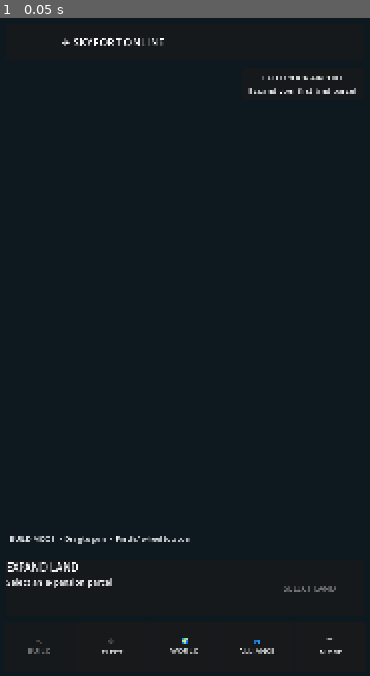
Above: before the commit, frame 1.
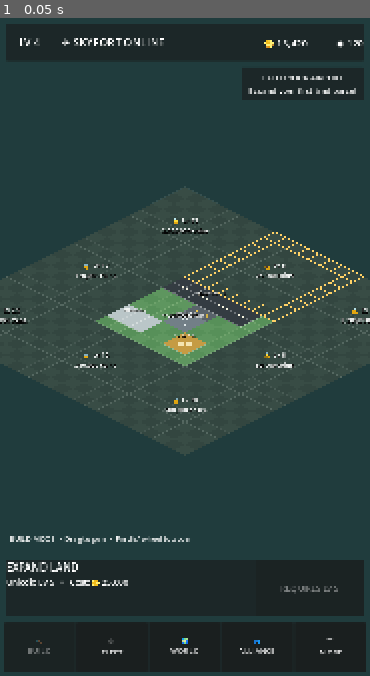
Above: after the commit, the same moment.

Repository: elroynbenjamins/SkyportOnline
Game: Godot game, scene res://src/main/Main.tscn
Same seed, same stepped clock (60 frames per second), same inputs: the game is played once before the commit and once after it.
Inputs:
- Up to frame 1 (0.05 s): no input

The runs differ from the first frame. In frame 1, 77% of the frame differs, in the area x 0-100%, y 0-100%.
Error before the commit: Parse Error: Cannot infer the type of "home" variable because the value doesn't have a set type. (res://src/world/AirportGrid.gd:95)

Commit message:
Add grid-based building placement model

Diff:
--- a/src/world/AirportGrid.gd
+++ b/src/world/AirportGrid.gd
@@ -2,6 +2,8 @@
 extends Node2D
 
 signal parcel_selected(parcel_id: String, data: Dictionary)
+signal build_preview_changed(data: Dictionary)
+signal building_placed(data: Dictionary)
 
 const TILE_WIDTH := 64.0
 const TILE_HEIGHT := 32.0
@@ -16,20 +18,29 @@
 const GRID_LINE := Color("8fbc86", 0.32)
 const LOCKED_GRID_LINE := Color("84958d", 0.22)
 const SELECTED_LINE := Color("ffd166")
-const RUNWAY := Color("323a40")
-const RUNWAY_EDGE := Color("e7e9e8")
-const APRON := Color("747f85")
-const TERMINAL := Color("bdc4c6")
-const FUEL := Color("c59c45")
+const PREVIEW_VALID := Color("68d391", 0.62)
+const PREVIEW_INVALID := Color("ef6461", 0.68)
 
 var parcels: Dictionary = {}
 var selected_id := ""
 var parcel_labels: Dictionary = {}
 
+var placed_buildings: Array[Dictionary] = []
+var occupied_cells: Dictionary = {}
+var next_building_uid := 1
+var building_labels: Array[Label] = []
+
+var preview_building_id := ""
+var preview_origin := Vector2i(-1, -1)
+var preview_rotation := 0
+var preview_status: Dictionary = {}
+
 
 func _ready() -> void:
 	_initialize_parcels()
+	_initialize_starter_airport()
 	_create_parcel_labels()
+	_refresh_building_labels()
 	queue_redraw()
 
 
@@ -45,6 +56,16 @@
 	_add_parcel("south_east", 2, 2, 20, 500000, false)
 
 
+func _initialize_starter_airport() -> void:
+	_place_building_internal("short_runway", Vector2i(8, 8), 0)
+	_place_building_internal("taxiway", Vector2i(11, 10), 0)
+	_place_building_internal("taxiway", Vector2i(12, 10), 0)
+	_place_building_internal("small_stand", Vector2i(11, 11), 0)
+	_place_building_internal("small_terminal", Vector2i(8, 13), 0)
+	_place_building_internal("basic_fuel", Vector2i(13, 13), 0)
+	_rebuild_occupied_cells()
+
+
 func _add_parcel(id: String, px: int, py: int, level: int, cost: int, owned: bool) -> void:
 	parcels[id] = {
 		"id": id,
@@ -66,7 +87,8 @@
 				continue
 			_draw_parcel_tiles(parcel)
 
-	_draw_starter_airport()
+	_draw_buildings()
+	_draw_build_preview()
 	_draw_selected_outline()
 
 
@@ -89,37 +111,71 @@
 			draw_polyline(PackedVector2Array([points[0], points[1], points[2], points[3], points[0]]), line, 1.0)
 
 
-func _draw_starter_airport() -> void:
-	# Temporary code-drawn airport markers. These are deliberately simple and
-	# will be replaced with the proper Skyport pixel-art building pack.
-	var home := parcels["home"]
-	if not home["owned"]:
-		return
-
-	for x in range(8, 16):
-		for y in range(10, 12):
-			_draw_tile_overlay(x, y, RUNWAY)
-
-	var runway_start := tile_to_world(Vector2(8, 10.5))
-	var runway_end := tile_to_world(Vector2(15, 10.5))
-	draw_line(runway_start, runway_end, RUNWAY_EDGE, 3.0)
-
-	for x in range(9, 12):
-		for y in range(13, 15):
-			_draw_tile_overlay(x, y, APRON)
-
-	for x in range(9, 11):
-		_draw_tile_overlay(x, 15, TERMINAL)
-
-	_draw_tile_overlay(13, 14, FUEL)
-	_draw_tile_overlay(14, 14, FUEL)
-
-
-func _draw_tile_overlay(x: int, y: int, color: Color) -> void:
-	var center := tile_to_world(Vector2(x, y))
+func _draw_buildings() -> void:
+	for building in placed_buildings:
+		var definition := BuildingCatalog.get_definition(String(building["definition_id"]))
+		if definition.is_empty():
+			continue
+
+		var footprint := _footprint_for(definition, int(building["rotation"]))
+		var origin: Vector2i = building["origin"]
+		var color: Color = definition["color"]
+
+		for y in range(footprint.y):
+			for x in range(footprint.x):
+				_draw_tile_overlay(origin + Vector2i(x, y), color, Color("eef2f1", 0.30), 1.0)
+
+		_draw_building_detail(building, definition, footprint)
+
+
+func _draw_building_detail(building: Dictionary, definition: Dictionary, footprint: Vector2i) -> void:
+	var origin: Vector2i = building["origin"]
+	var id := String(definition["id"])
+
+	if id.contains("runway"):
+		var start := tile_to_world(Vector2(origin.x, origin.y) + Vector2(0.1, float(footprint.y - 1) * 0.5))
+		var finish := tile_to_world(Vector2(origin.x + footprint.x - 1, origin.y) + Vector2(-0.1, float(footprint.y - 1) * 0.5))
+		if footprint.y > footprint.x:
+			start = tile_to_world(Vector2(origin.x, origin.y) + Vector2(float(footprint.x - 1) * 0.5, 0.1))
+			finish = tile_to_world(Vector2(origin.x, origin.y + footprint.y - 1) + Vector2(float(footprint.x - 1) * 0.5, -0.1))
+		draw_dashed_line(start, finish, Color("f4f2df"), 2.0, 8.0)
+
+	elif id == "taxiway":
+		var center := tile_to_world(Vector2(origin.x, origin.y))
+		draw_circle(center, 4.0, Color("f0c94c"))
+
+	elif id == "basic_fuel" or id == "rapid_regional_fuel":
+		var center := _footprint_center_world(origin, footprint)
+		draw_circle(center + Vector2(-10, 0), 8.0, Color("f4e4b0"))
+		draw_circle(center + Vector2(10, 0), 8.0, Color("f4e4b0"))
+
+	elif id == "small_stand":
+		var center := _footprint_center_world(origin, footprint)
+		draw_circle(center, 10.0, Color("dce5e7"), false, 3.0)
+
+
+func _draw_build_preview() -> void:
+	if preview_building_id.is_empty() or preview_origin.x < 0 or preview_origin.y < 0:
+		return
+
+	var definition := BuildingCatalog.get_definition(preview_building_id)
+	if definition.is_empty():
+		return
+
+	var footprint := _footprint_for(definition, preview_rotation)
+	var valid: bool = bool(preview_status.get("valid", false))
+	var fill := PREVIEW_VALID if valid else PREVIEW_INVALID
+
+	for y in range(footprint.y):
+		for x in range(footprint.x):
+			_draw_tile_overlay(preview_origin + Vector2i(x, y), fill, Color("ffffff", 0.75), 2.0)
+
+
+func _draw_tile_overlay(tile: Vector2i, color: Color, line_color: Color, width: float) -> void:
+	var center := tile_to_world(Vector2(tile.x, tile.y))
 	var points := _tile_points(center)
 	draw_colored_polygon(points, color)
-	draw_polyline(PackedVector2Array([points[0], points[1], points[2], points[3], points[0]]), Color("d7e0de", 0.3), 1.0)
+	draw_polyline(PackedVector2Array([points[0], points[1], points[2], points[3], points[0]]), line_color, width)
 
 
 func _draw_selected_outline() -> void:
@@ -161,14 +217,10 @@
 
 func select_world_position(world_position: Vector2) -> void:
 	var tile := world_to_tile(world_position)
-	if tile.x < 0 or tile.y < 0:
-		return
-	if tile.x >= PARCEL_COLUMNS * PARCEL_SIZE or tile.y >= PARCEL_ROWS * PARCEL_SIZE:
-		return
-
-	var px := tile.x / PARCEL_SIZE
-	var py := tile.y / PARCEL_SIZE
-	var parcel := _parcel_at(px, py)
+	if not _tile_in_world(tile):
+		return
+
+	var parcel := _parcel_for_tile(tile)
 	if not parcel.is_empty():
 		select_parcel(String(parcel["id"]))
 
@@ -179,6 +231,11 @@
 	selected_id = parcel_id
 	queue_redraw()
 	parcel_selected.emit(parcel_id, parcels[parcel_id].duplicate(true))
+
+
+func clear_parcel_selection() -> void:
+	selected_id = ""
+	queue_redraw()
 
 
 func get_selected_parcel() -> Dictionary:
@@ -197,6 +254,162 @@
 	_update_parcel_label(selected_id)
 	queue_redraw()
 	parcel_selected.emit(selected_id, parcels[selected_id].duplicate(true))
+
+
+func set_build_preview(building_id: String, world_position: Vector2, rotation: int) -> Dictionary:
+	preview_building_id = building_id
+	preview_origin = world_to_tile(world_position)
+	preview_rotation = rotation % 2
+	preview_status = _get_placement_status(building_id, preview_origin, preview_rotation)
+	queue_redraw()
+	build_preview_changed.emit(preview_status.duplicate(true))
+	return preview_status.duplicate(true)
+
+
+func refresh_build_preview(rotation: int) -> Dictionary:
+	if preview_building_id.is_empty():
+		return {}
+	preview_rotation = rotation % 2
+	preview_status = _get_placement_status(preview_building_id, preview_origin, preview_rotation)
+	queue_redraw()
+	build_preview_changed.emit(preview_status.duplicate(true))
+	return preview_status.duplicate(true)
+
+
+func get_build_preview_status() -> Dictionary:
+	return preview_status.duplicate(true)
+
+
+func has_build_preview() -> bool:
+	return not preview_building_id.is_empty() and preview_origin.x >= 0 and preview_origin.y >= 0
+
+
+func clear_build_preview() -> void:
+	preview_building_id = ""
+	preview_origin = Vector2i(-1, -1)
+	preview_rotation = 0
+	preview_status = {}
+	queue_redraw()
+
+
+func confirm_build_preview() -> Dictionary:
+	if not bool(preview_status.get("valid", false)):
+		return {}
+
+	var placed := _place_building_internal(preview_building_id, preview_origin, preview_rotation)
+	_rebuild_occupied_cells()
+	_refresh_building_labels()
+	clear_build_preview()
+	queue_redraw()
+	building_placed.emit(placed.duplicate(true))
+	return placed
+
+
+func _get_placement_status(building_id: String, origin: Vector2i, rotation: int) -> Dictionary:
+	var definition := BuildingCatalog.get_definition(building_id)
+	if definition.is_empty():
+		return {
+			"valid": false,
+			"reason": "Unknown building."
+		}
+
+	var footprint := _footprint_for(definition, rotation)
+	var cells := _cells_for(origin, footprint)
+
+	for cell in cells:
+		if not _tile_in_world(cell):
+			return {
+				"valid": false,
+				"reason": "Outside the airport map.",
+				"origin": origin,
+				"footprint": footprint
+			}
+		if not _is_tile_owned(cell):
+			return {
+				"valid": false,
+				"reason": "This land parcel is still locked.",
+				"origin": origin,
+				"footprint": footprint
+			}
+		if occupied_cells.has(_cell_key(cell)):
+			return {
+				"valid": false,
+				"reason": "Another airport building already occupies this space.",
+				"origin": origin,
+				"footprint": footprint
+			}
+
+	return {
+		"valid": true,
+		"reason": "Ready to build.",
+		"origin": origin,
+		"footprint": footprint
+	}
+
+
+func _footprint_for(definition: Dictionary, rotation: int) -> Vector2i:
+	var base: Vector2i = definition["footprint"]
+	if bool(definition.get("rotatable", false)) and rotation % 2 == 1:
+		return Vector2i(base.y, base.x)
+	return base
+
+
+func _cells_for(origin: Vector2i, footprint: Vector2i) -> Array[Vector2i]:
+	var cells: Array[Vector2i] = []
+	for y in range(footprint.y):
+		for x in range(footprint.x):
+			cells.append(origin + Vector2i(x, y))
+	return cells
+
+
+func _place_building_internal(definition_id: String, origin: Vector2i, rotation: int) -> Dictionary:
+	var placed := {
+		"uid": next_building_uid,
+		"definition_id": definition_id,
+		"origin": origin,
+		"rotation": rotation % 2
+	}
+	next_building_uid += 1
+	placed_buildings.append(placed)
+	return placed
+
+
+func _rebuild_occupied_cells() -> void:
+	occupied_cells.clear()
+	for building in placed_buildings:
+		var definition := BuildingCatalog.get_definition(String(building["definition_id"]))
+		if definition.is_empty():
+			continue
+		var footprint := _footprint_for(definition, int(building["rotation"]))
+		var origin: Vector2i = building["origin"]
+		for cell in _cells_for(origin, footprint):
+			occupied_cells[_cell_key(cell)] = int(building["uid"])
+
+
+func _cell_key(cell: Vector2i) -> String:
+	return "%d:%d" % [cell.x, cell.y]
+
+
+func _tile_in_world(tile: Vector2i) -> bool:
+	return (
+		tile.x >= 0
+		and tile.y >= 0
+		and tile.x < PARCEL_COLUMNS * PARCEL_SIZE
+		and tile.y < PARCEL_ROWS * PARCEL_SIZE
+	)
+
+
+func _is_tile_owned(tile: Vector2i) -> bool:
+	var parcel := _parcel_for_tile(tile)
+	return not parcel.is_empty() and bool(parcel["owned"])
+
+
+func _parcel_for_tile(tile: Vector2i) -> Dictionary:
+	if not _tile_in_world(tile):
+		return {}
+	var px := floori(float(tile.x) / float(PARCEL_SIZE))
+	var py := floori(float(tile.y) / float(PARCEL_SIZE))
+	return _parcel_at(px, py)
 
 
 func _parcel_at(px: int, py: int) -> Dictionary:
@@ -204,6 +417,14 @@
 		if int(parcel["px"]) == px and int(parcel["py"]) == py:
 			return parcel
 	return {}
+
+
+func _footprint_center_world(origin: Vector2i, footprint: Vector2i) -> Vector2:
+	var center_tile := Vector2(
+		float(origin.x) + float(footprint.x - 1) * 0.5,
+		float(origin.y) + float(footprint.y - 1) * 0.5
+	)
+	return tile_to_world(center_tile)
 
 
 func _create_parcel_labels() -> void:
@@ -212,6 +433,7 @@
 		var label := Label.new()
 		label.name = "Parcel_%s" % id
 		label.size = Vector2(190, 70)
+		label.mouse_filter = Control.MOUSE_FILTER_IGNORE
 		label.horizontal_alignment = HORIZONTAL_ALIGNMENT_CENTER
 		label.vertical_alignment = VERTICAL_ALIGNMENT_CENTER
 		label.add_theme_font_size_override("font_size", 18)
@@ -242,6 +464,59 @@
 			label.text = "YOUR AIRPORT"
 	else:
 		label.text = "🔒  Lv %d\n%s coins" % [int(parcel["level"]), _format_number(int(parcel["cost"]))]
+
+
+func _refresh_building_labels() -> void:
+	for label in building_labels:
+		if is_instance_valid(label):
+			label.queue_free()
+	building_labels.clear()
+
+	for building in placed_buildings:
+		var definition := BuildingCatalog.get_definition(String(building["definition_id"]))
+		if definition.is_empty() or String(definition["id"]) == "taxiway":
+			continue
+
+		var footprint := _footprint_for(definition, int(building["rotation"]))
+		var label := Label.new()
+		label.mouse_filter = Control.MOUSE_FILTER_IGNORE
+		label.size = Vector2(150, 34)
+		label.position = _footprint_center_world(building["origin"], footprint) - Vector2(75, 42)
+		label.horizontal_alignment = HORIZONTAL_ALIGNMENT_CENTER
+		label.vertical_alignment = VERTICAL_ALIGNMENT_CENTER
+		label.add_theme_font_size_override("font_size", 13)
+		label.add_theme_color_override("font_color", Color("f8faf9"))
+		label.add_theme_color_override("font_shadow_color", Color(0, 0, 0, 0.9))
+		label.add_theme_constant_override("shadow_offset_x", 1)
+		label.add_theme_constant_override("shadow_offset_y", 2)
+		label.text = _building_label_text(definition)
+		add_child(label)
+		building_labels.append(label)
+
+
+func _building_label_text(definition: Dictionary) -> String:
+	var id := String(definition["id"])
+	if id.contains("runway"):
+		return "RUNWAY  •  " + _size_text(definition)
+	if id.contains("fuel"):
+		return "FUEL  •  " + _size_text(definition)
+	if id.contains("stand"):
+		return "STAND  •  " + _size_text(definition)
+	if id.contains("terminal"):
+		return "TERMINAL"
+	if id.contains("hangar"):
+		return "HANGAR  •  " + _size_text(definition)
+	return String(definition["name"]).to_upper()
+
+
+func _size_text(definition: Dictionary) -> String:
+	var sizes: PackedStringArray = definition["sizes"]
+	var result := ""
+	for index in range(sizes.size()):
+		if index > 0:
+			result += "/"
+		result += sizes[index]
+	return result
 
 
 func _format_number(value: int) -> String:
